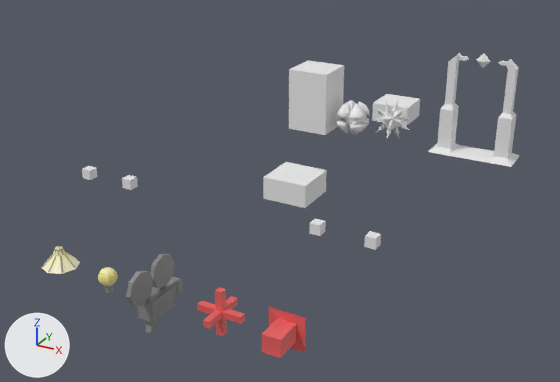
An edit to the Blender file etc/blend/Objects.blend, drawn before and after from the same camera.
Camera for both pictures: a 50 mm camera at (6.62, -15.11, 6.32) aimed at (-0.51, -2.15, -0.16). Lighting does not change. The marker at lower left points along +X, +Y and +Z. Objects named as collision shapes, trigger or cutter boxes, shadow casters or lower levels of detail are left out.

The first picture shows 'Bomb', 'CameraHandler', 'Checkpoint', 'Crate', 'Director', 'Ice', 'Player', 'Point', 'Spotlight', 'Template_Pad'.
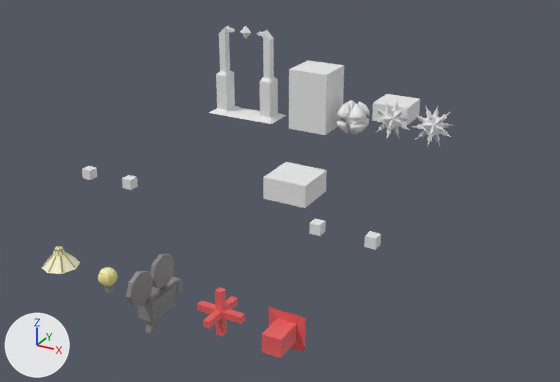
What differs and where, as boxes (x1, y1, x2, y2) in the pictures (560 x 382 px):
'Checkpoint', moved
    before: (428, 53, 520, 167)
    after: (209, 26, 286, 124)
'MovingBomb', added
    after: (413, 107, 452, 147)

The change, as a list of edits to the scene's bpy script:
```text
Change ob_checkpoint:
    ob_checkpoint.location: (2.5, 1.5, 1.16) -> (-3.5, 1.5, 1.16)
Add ob_movingbomb:
    ob_movingbomb = bpy.data.objects.new('MovingBomb', me_bomb.copy())  # the mesh of ob_bomb
    ob_movingbomb.location = (1.5, 1.5, 0.5)
```
